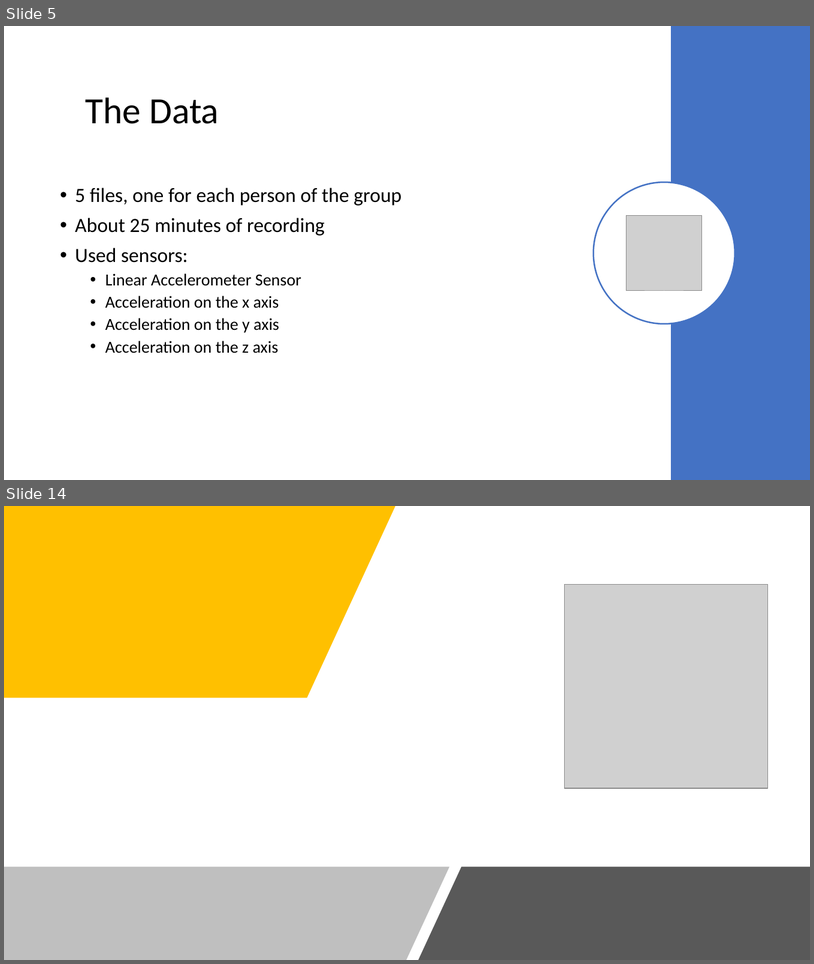
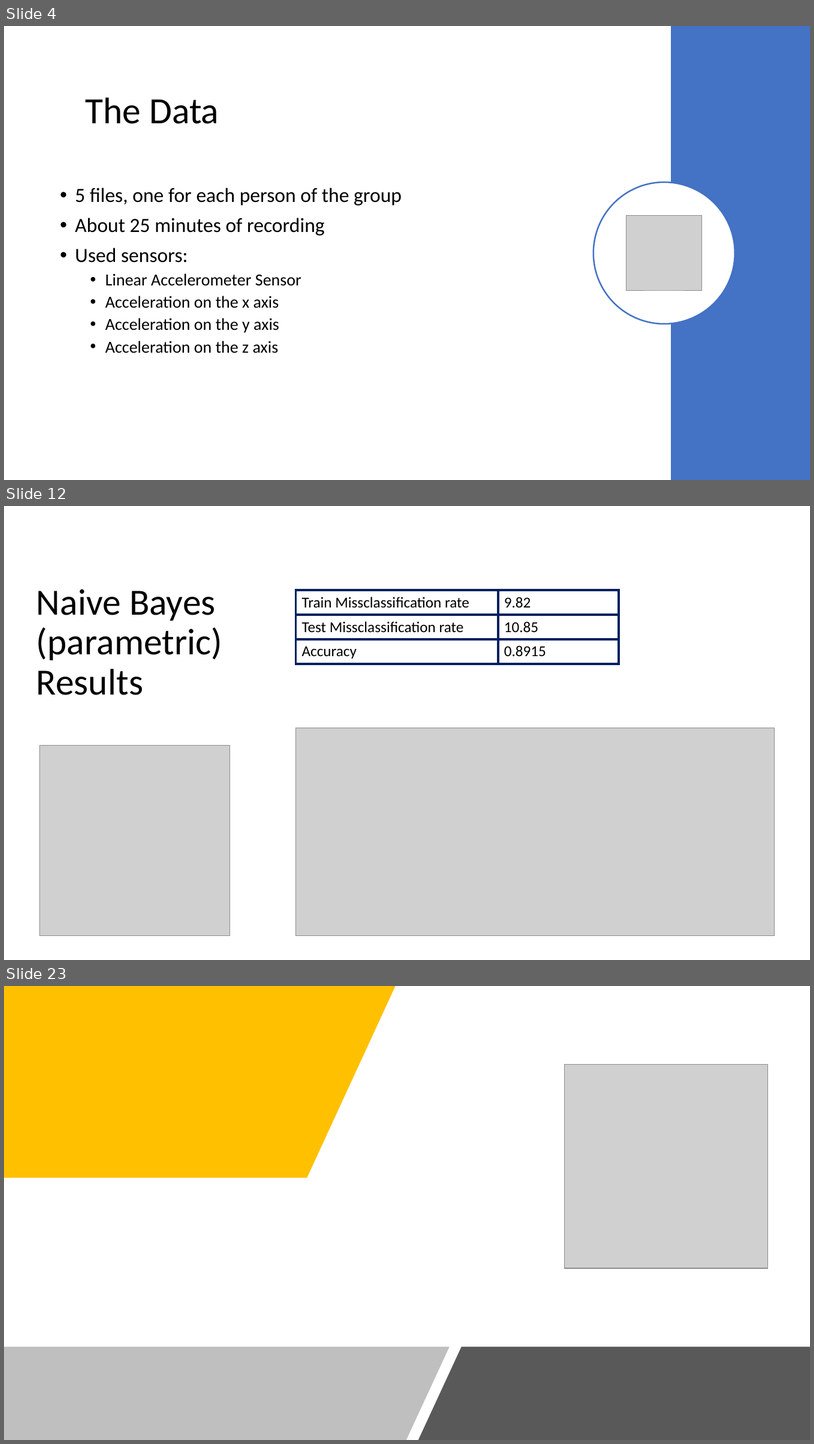
Before and after one commit to cerniello/WalkingPatternClassification_SL, a slide deck: Presentation Group 13.pptx. Shown one above the other, each under a label of ours: slides 5 and 14 before the commit, slides 4, 12 and 23 after it; the slides between them are not shown. The pictures are 814x964 and 814x1444 pixels, drawn with LibreOffice and Linux fonts; fonts in the diff are those of the drawing; grey boxes stand for pictures. Boxes give left, top, right and bottom in pixels: in the first picture for what was removed or moved away, otherwise in the second. Text is boxed around its words. In the diff, an @@ line names an element or a change of style, - is before the commit and + after.

```diff
--- a/Presentation Group 13.pptx
+++ b/Presentation Group 13.pptx
@@ slide 12 added at (x1=4, y1=506, x2=810, y2=960), background #FFFFFF @@
@@ title added at (x1=36, y1=589, x2=223, y2=695), 44 pt, text #000000 @@
+Naive Bayes (parametric)
+Results
@@ table added at (x1=296, y1=590, x2=620, y2=664), 3 rows, 2 columns @@
+Train Missclassification rate | 9.82
+Test Missclassification rate | 10.85
+Accuracy | 0.8915
@@ picture added at (x1=296, y1=727, x2=776, y2=936) @@
@@ picture added at (x1=39, y1=745, x2=230, y2=936) @@
@@ what was slide 5 is now slide 4 @@
@@ what was slide 14 is now slide 23 @@
```
Also in this commit, not shown: 1 slide changed, 16 other slides added, 8 slides removed.
